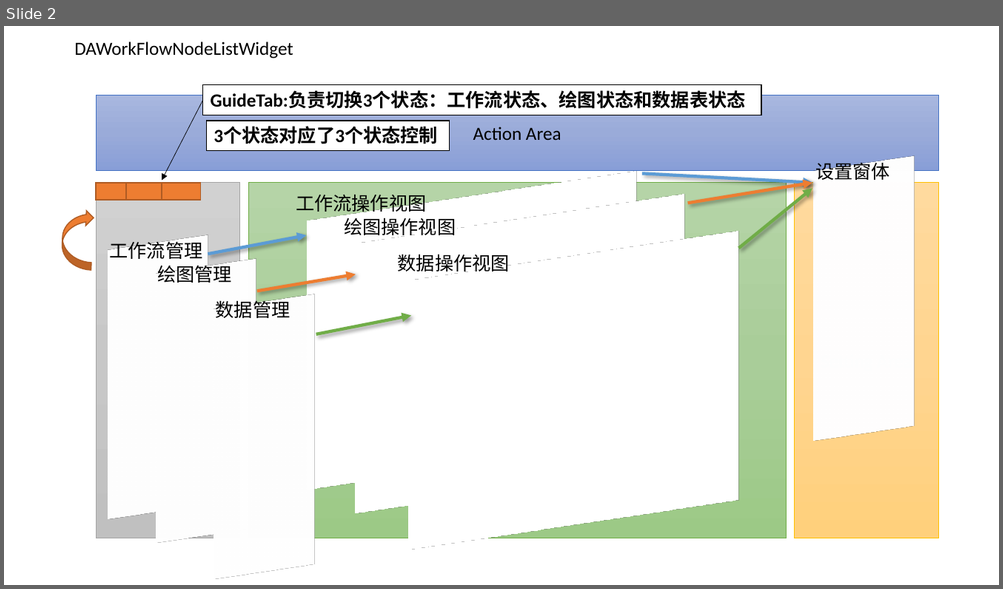
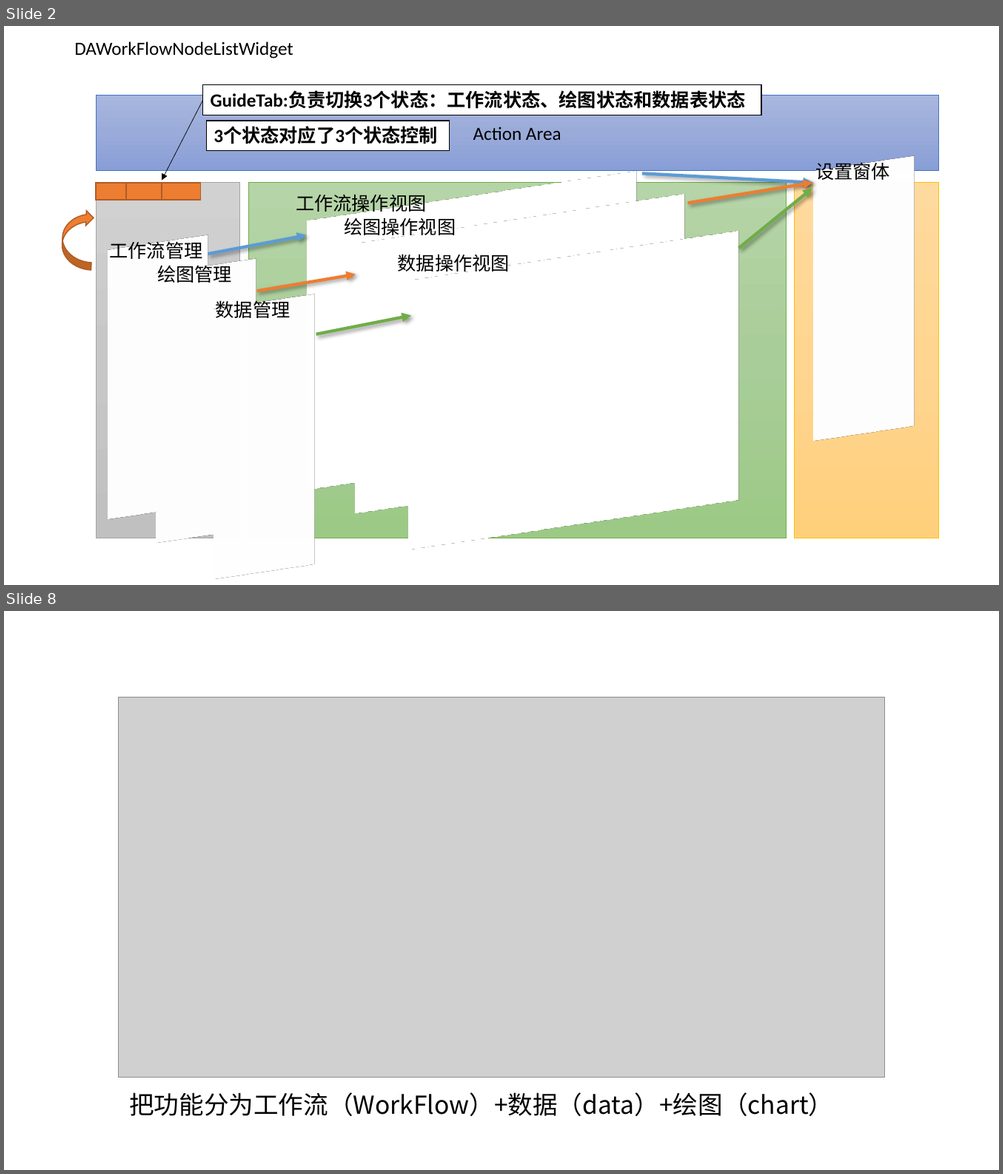
Before and after one commit to czyt1988/data-workbench, a slide deck: doc/DataWorkFlow-chart.pptx. Shown one above the other, each under a label of ours: slide 2 before the commit, slides 2 and 8 after it; the slides between them are not shown. The pictures are 1003x589 and 1003x1174 pixels, drawn with LibreOffice and Linux fonts; fonts in the diff are those of the drawing; grey boxes stand for pictures. Boxes give left, top, right and bottom in pixels: in the first picture for what was removed or moved away, otherwise in the second. Text is boxed around its words. In the diff, an @@ line names an element or a change of style, - is before the commit and + after.

```diff
--- a/doc/DataWorkFlow-chart.pptx
+++ b/doc/DataWorkFlow-chart.pptx
@@ slide 8 added at [4, 611, 999, 1170], background #FFFFFF @@
@@ picture added at [118, 698, 885, 1077] @@
@@ text added at [129, 1093, 833, 1116], 24 pt, text #000000 @@
+把功能分为工作流（WorkFlow）+数据（data）+绘图（chart）
```
Also in this commit, not shown: 9 other slides added, 4 other files.
